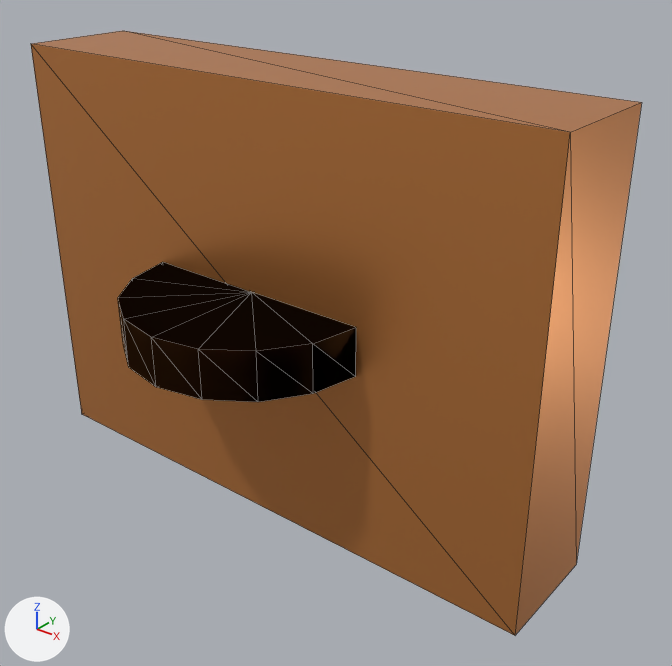
Renders of the glTF model public/models/parts/ttp223.glb from each side of a commit.
The view is the same before and after, from a 50 mm camera at (14.07, -15.94, 9.25) aimed at (1.65, -0.41, -0.38). Every picture has the same lights, and +X, +Y and +Z are marked at lower left. The picture after the commit comes second. Mesh edges are drawn as thin lines. Where no turn or scale is listed for an object, it has been applied to the vertices. Vertices at exactly the same position are counted once.

The scene before the commit, as lines of its bpy script (objects in view):
```python
me_mesh_0 = bpy.data.meshes.new('Mesh_0')
me_mesh_0.from_pydata(...)  # a box spanning x -7.5..7.5, y -1.5..1.5, z -5.5..5.5; a 16-sided cylinder along z spanning x -3.1..3.1, y -4.6..1.6, z -0.6..0.6
me_mesh_0.materials.append(mat_part)  # orange #dd9050
ob_mesh_0 = bpy.data.objects.new('Mesh_0', me_mesh_0)
ob_mesh_0.location = (0.0, 0.0, 0.0)
```
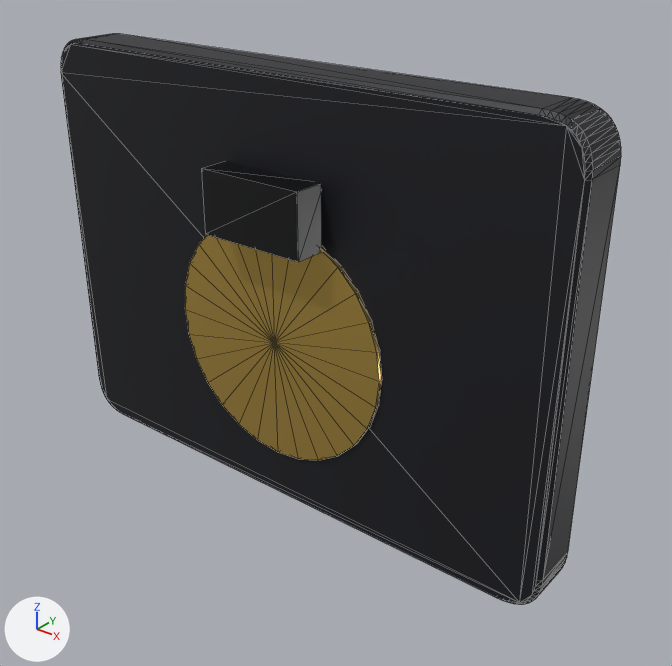
Pixel boxes (x1, y1, x2, y2) of what changed, in the pictures (672 x 666 px):
'Mesh_0', reshaped, recoloured (8% narrower): before (31, 31, 642, 635); after (61, 34, 621, 604)
'Mesh_2', added (yellow): after (185, 235, 381, 460)
'Mesh_1', added (black): after (201, 161, 321, 262)
part 1 of me_mesh_0, rebuilt (8% narrower): before (31, 31, 642, 635); after (61, 34, 621, 604)
part 2 of me_mesh_0, deleted: before (118, 262, 356, 402)

The edits, one by one:
Material 'Material_0' (mat_material_0) is new.
Its base color is (0.00857, 0.00913, 0.0137) (black #17181f).
Its metallic is 0.1.
Material 'Material_2' (mat_material_2) is new.
Its base color is (0.687, 0.456, 0.107) (yellow #d8b45c).
Its metallic is 0.82.
Its roughness is 0.3.
Material 'Material_1' (mat_material_1) is new.
Its base color is (0.00335, 0.00368, 0.00478) (black #0b0c0f).
Its metallic is 0.1.
Its roughness is 0.38.
me_mesh_0 is used by ob_mesh_0; location (0.0, 0.0, 0.0).
me_mesh_0 had 42 vertices, 76 faces and spanned x -7.5..7.5, y -4.6..1.6, z -5.5..5.5.
me_mesh_0 no longer uses material mat_part (orange #dd9050).
me_mesh_0 now has 208 vertices, 412 faces and spans x -7.6..7.6, y -0.7..0.7, z -5.6..5.6.
me_mesh_0 part 1: the loose piece of 8 vertices spanning x -7.5..7.5, y -1.5..1.5, z -5.5..5.5 is rebuilt with 208 vertices and now spans x -7.6..7.6, y -0.7..0.7, z -5.6..5.6, in mat_material_0 (black #17181f).
me_mesh_0 part 2: the loose piece of 34 vertices spanning x -3.1..3.1, y -4.6..1.6, z -0.6..0.6 is deleted.
me_mesh_0 gains material mat_material_0 (black #17181f).
Mesh me_mesh_2 is new.
It has 60 vertices, 112 faces and spans x -3.2..3.2, y -0.06..0.06, z -3.2..3.2.
It uses material mat_material_2 (yellow #d8b45c).
Mesh me_mesh_1 is new.
It is a box spanning x -1.45..1.45, y -0.45..0.45, z -0.8..0.8.
It uses material mat_material_1 (black #0b0c0f).
Object 'Mesh_2' (ob_mesh_2) is new; it shows me_mesh_2.
Its location is (0.0, -0.72, -1.0).
Object 'Mesh_1' (ob_mesh_1) is new; it shows me_mesh_1.
Its location is (0.0, -1.05, 2.5).
